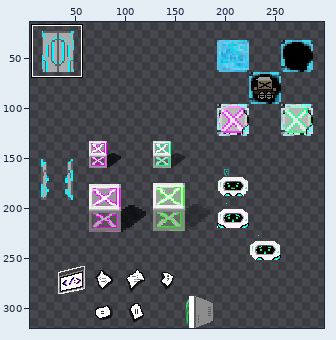
File history of a sprite sheet, Assets/Texture/TX DSProps.png. The picture above shows the old version from afar; the outline marks the close-up.
Close-up. Before the edit:
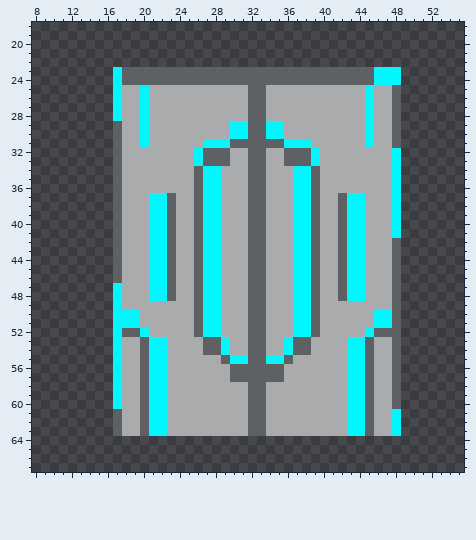
The file is 320x320 pixels. Pixels under 10% opacity are left out. Colours within 5 levels of each other are drawn and written as one. Shown: x 8..55, y 18..67. The old version is drawn lined up with the new one. The wide view leaves out empty margins. The commit also changed other parts of the picture, which this record leaves out.
And afterwards:
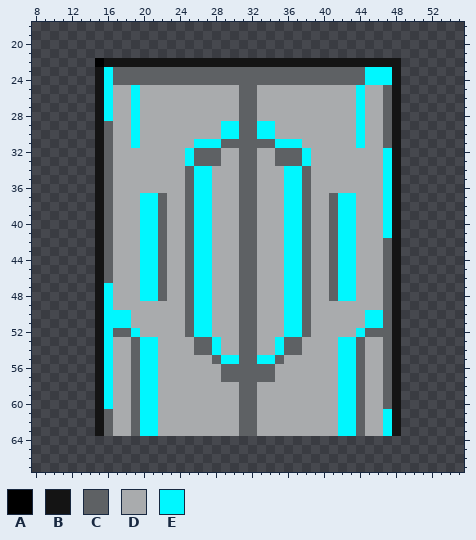
Palette (. is transparent): A #000000  B #141414  C #5e6164  D #a9abad  E #00f7ff
Diff:
drawings rearranged on the sheet (the old picture shows each at its new place; 3 dropped ones are not shown)
@@ x 8..55 @@
 21 ................................................
-22 ................................................
-23 .........ECCCCCCCCCCCCCCCCCCCCCCCCCCCCEEE.......
-24 .........ECCCCCCCCCCCCCCCCCCCCCCCCCCCCEEE.......
-25 .........EDDEDDDDDDDDDDDCCDDDDDDDDDDDEDDC.......
-26 .........EDDEDDDDDDDDDDDCCDDDDDDDDDDDEDDC.......
-27 .........EDDEDDDDDDDDDDDCCDDDDDDDDDDDEDDC.......
-28 .........EDDEDDDDDDDDDDDCCDDDDDDDDDDDEDDC.......
-29 .........CDDEDDDDDDDDDEECCEEDDDDDDDDDEDDC.......
-30 .........CDDEDDDDDDDDDEECCEEDDDDDDDDDEDDC.......
-31 .........CDDEDDDDDDEEECCCCCCEEEDDDDDDEDDC.......
-32 .........CDDDDDDDDECCCDDCCDDCCCEDDDDDDDDE.......
-33 .........CDDDDDDDDECCCDDCCDDCCCEDDDDDDDDE.......
-34 .........CDDDDDDDDCEEDDDCCDDDEECDDDDDDDDE.......
-35 .........CDDDDDDDDCEEDDDCCDDDEECDDDDDDDDE.......
-36 .........CDDDDDDDDCEEDDDCCDDDEECDDDDDDDDE.......
-37 .........CDDDEECDDCEEDDDCCDDDEECDDCEEDDDE.......
-38 .........CDDDEECDDCEEDDDCCDDDEECDDCEEDDDE.......
-39 .........CDDDEECDDCEEDDDCCDDDEECDDCEEDDDE.......
-40 .........CDDDEECDDCEEDDDCCDDDEECDDCEEDDDE.......
-41 .........CDDDEECDDCEEDDDCCDDDEECDDCEEDDDE.......
-42 .........CDDDEECDDCEEDDDCCDDDEECDDCEEDDDC.......
-43 .........CDDDEECDDCEEDDDCCDDDEECDDCEEDDDC.......
-44 .........CDDDEECDDCEEDDDCCDDDEECDDCEEDDDC.......
-45 .........CDDDEECDDCEEDDDCCDDDEECDDCEEDDDC.......
-46 .........CDDDEECDDCEEDDDCCDDDEECDDCEEDDDC.......
-47 .........EDDDEECDDCEEDDDCCDDDEECDDCEEDDDC.......
-48 .........EDDDEECDDCEEDDDCCDDDEECDDCEEDDDC.......
-49 .........EDDDDDDDDCEEDDDCCDDDEECDDDDDDDDC.......
-50 .........EEEDDDDDDCEEDDDCCDDDEECDDDDDDEEC.......
-51 .........EEEDDDDDDCEEDDDCCDDDEECDDDDDDEEC.......
-52 .........ECCEDDDDDCEEDDDCCDDDEECDDDDDECCC.......
-53 .........EDDCEEDDDDCCEDDCCDDECCDDDDEECDDC.......
-54 .........EDDCEEDDDDCCEDDCCDDECCDDDDEECDDC.......
-55 .........EDDCEEDDDDDDCEECCEECDDDDDDEECDDC.......
-56 .........EDDCEEDDDDDDDCCCCCCDDDDDDDEECDDC.......
-57 .........EDDCEEDDDDDDDCCCCCCDDDDDDDEECDDC.......
-58 .........EDDCEEDDDDDDDDDCCDDDDDDDDDEECDDC.......
-59 .........EDDCEEDDDDDDDDDCCDDDDDDDDDEECDDC.......
-60 .........EDDCEEDDDDDDDDDCCDDDDDDDDDEECDDC.......
-61 .........CDDCEEDDDDDDDDDCCDDDDDDDDDEECDDE.......
-62 .........CDDCEEDDDDDDDDDCCDDDDDDDDDEECDDE.......
-63 .........CDDCEEDDDDDDDDDCCDDDDDDDDDEECDDE.......
+22 .......ABBBBBBBBBBBBBBBBBBBBBBBBBBBBBBBBB.......
+23 .......BECCCCCCCCCCCCCCCCCCCCCCCCCCCCEEEB.......
+24 .......BECCCCCCCCCCCCCCCCCCCCCCCCCCCCEEEB.......
+25 .......BEDDEDDDDDDDDDDDCCDDDDDDDDDDDEDDCB.......
+26 .......BEDDEDDDDDDDDDDDCCDDDDDDDDDDDEDDCB.......
+27 .......BEDDEDDDDDDDDDDDCCDDDDDDDDDDDEDDCB.......
+28 .......BEDDEDDDDDDDDDDDCCDDDDDDDDDDDEDDCB.......
+29 .......BCDDEDDDDDDDDDEECCEEDDDDDDDDDEDDCB.......
+30 .......BCDDEDDDDDDDDDEECCEEDDDDDDDDDEDDCB.......
+31 .......BCDDEDDDDDDEEECCCCCCEEEDDDDDDEDDCB.......
+32 .......BCDDDDDDDDECCCDDCCDDCCCEDDDDDDDDEB.......
+33 .......BCDDDDDDDDECCCDDCCDDCCCEDDDDDDDDEB.......
+34 .......BCDDDDDDDDCEEDDDCCDDDEECDDDDDDDDEB.......
+35 .......BCDDDDDDDDCEEDDDCCDDDEECDDDDDDDDEB.......
+36 .......BCDDDDDDDDCEEDDDCCDDDEECDDDDDDDDEB.......
+37 .......BCDDDEECDDCEEDDDCCDDDEECDDCEEDDDEB.......
+38 .......BCDDDEECDDCEEDDDCCDDDEECDDCEEDDDEB.......
+39 .......BCDDDEECDDCEEDDDCCDDDEECDDCEEDDDEB.......
+40 .......BCDDDEECDDCEEDDDCCDDDEECDDCEEDDDEB.......
+41 .......BCDDDEECDDCEEDDDCCDDDEECDDCEEDDDEB.......
+42 .......BCDDDEECDDCEEDDDCCDDDEECDDCEEDDDCB.......
+43 .......BCDDDEECDDCEEDDDCCDDDEECDDCEEDDDCB.......
+44 .......BCDDDEECDDCEEDDDCCDDDEECDDCEEDDDCB.......
+45 .......BCDDDEECDDCEEDDDCCDDDEECDDCEEDDDCB.......
+46 .......BCDDDEECDDCEEDDDCCDDDEECDDCEEDDDCB.......
+47 .......BEDDDEECDDCEEDDDCCDDDEECDDCEEDDDCB.......
+48 .......BEDDDEECDDCEEDDDCCDDDEECDDCEEDDDCB.......
+49 .......BEDDDDDDDDCEEDDDCCDDDEECDDDDDDDDCB.......
+50 .......BEEEDDDDDDCEEDDDCCDDDEECDDDDDDEECB.......
+51 .......BEEEDDDDDDCEEDDDCCDDDEECDDDDDDEECB.......
+52 .......BECCEDDDDDCEEDDDCCDDDEECDDDDDECCCB.......
+53 .......BEDDCEEDDDDCCEDDCCDDECCDDDDEECDDCB.......
+54 .......BEDDCEEDDDDCCEDDCCDDECCDDDDEECDDCB.......
+55 .......BEDDCEEDDDDDDCEECCEECDDDDDDEECDDCB.......
+56 .......BEDDCEEDDDDDDDCCCCCCDDDDDDDEECDDCB.......
+57 .......BEDDCEEDDDDDDDCCCCCCDDDDDDDEECDDCB.......
+58 .......BEDDCEEDDDDDDDDDCCDDDDDDDDDEECDDCB.......
+59 .......BEDDCEEDDDDDDDDDCCDDDDDDDDDEECDDCB.......
+60 .......BEDDCEEDDDDDDDDDCCDDDDDDDDDEECDDCB.......
+61 .......BCDDCEEDDDDDDDDDCCDDDDDDDDDEECDDEB.......
+62 .......BCDDCEEDDDDDDDDDCCDDDDDDDDDEECDDEB.......
+63 .......BCDDCEEDDDDDDDDDCCDDDDDDDDDEECDDEB.......
 64 ................................................
Boxes around the changes in both close-ups, in picture pixels (x1, y1, x2, y2):
changed: (95, 58, 401, 436)
